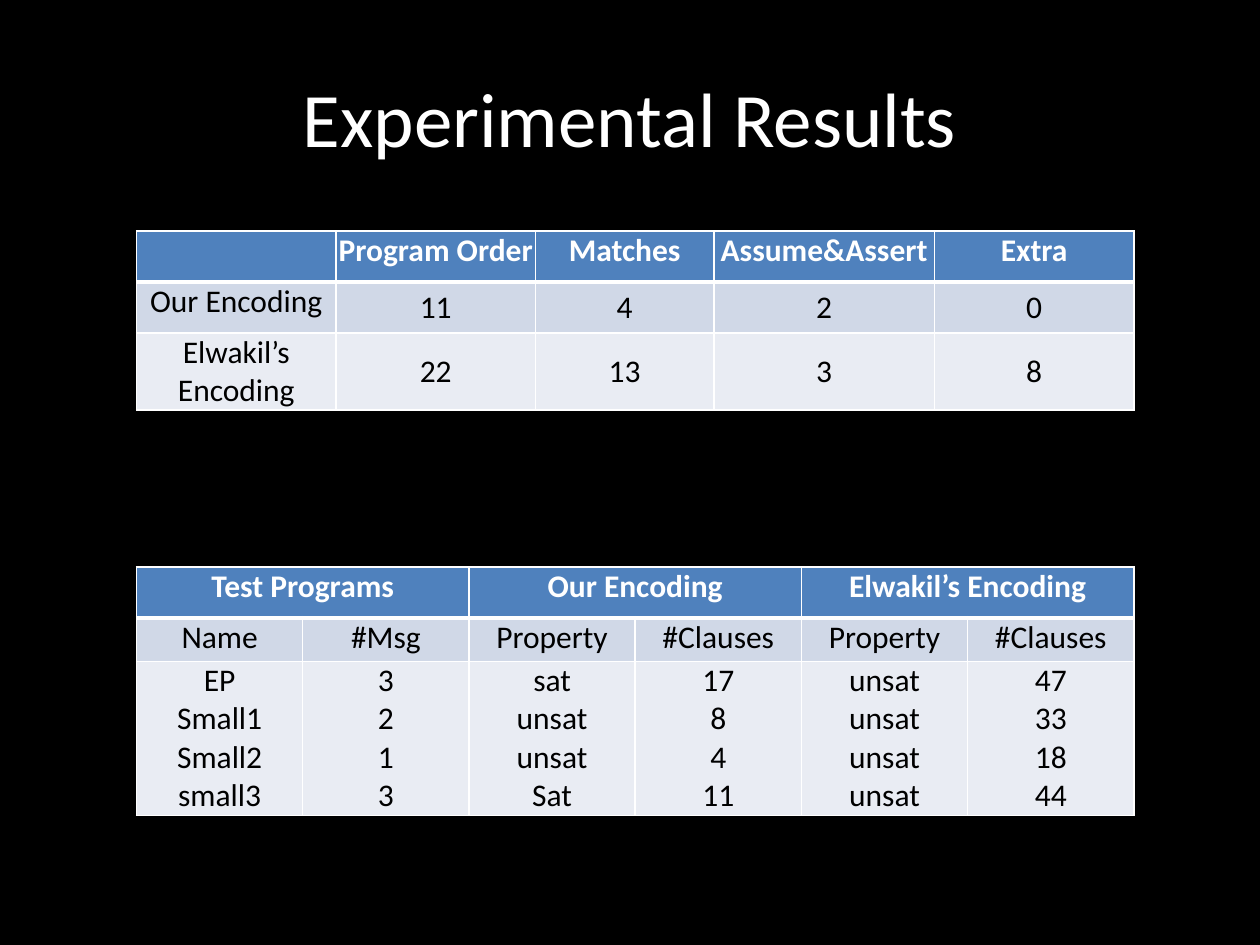
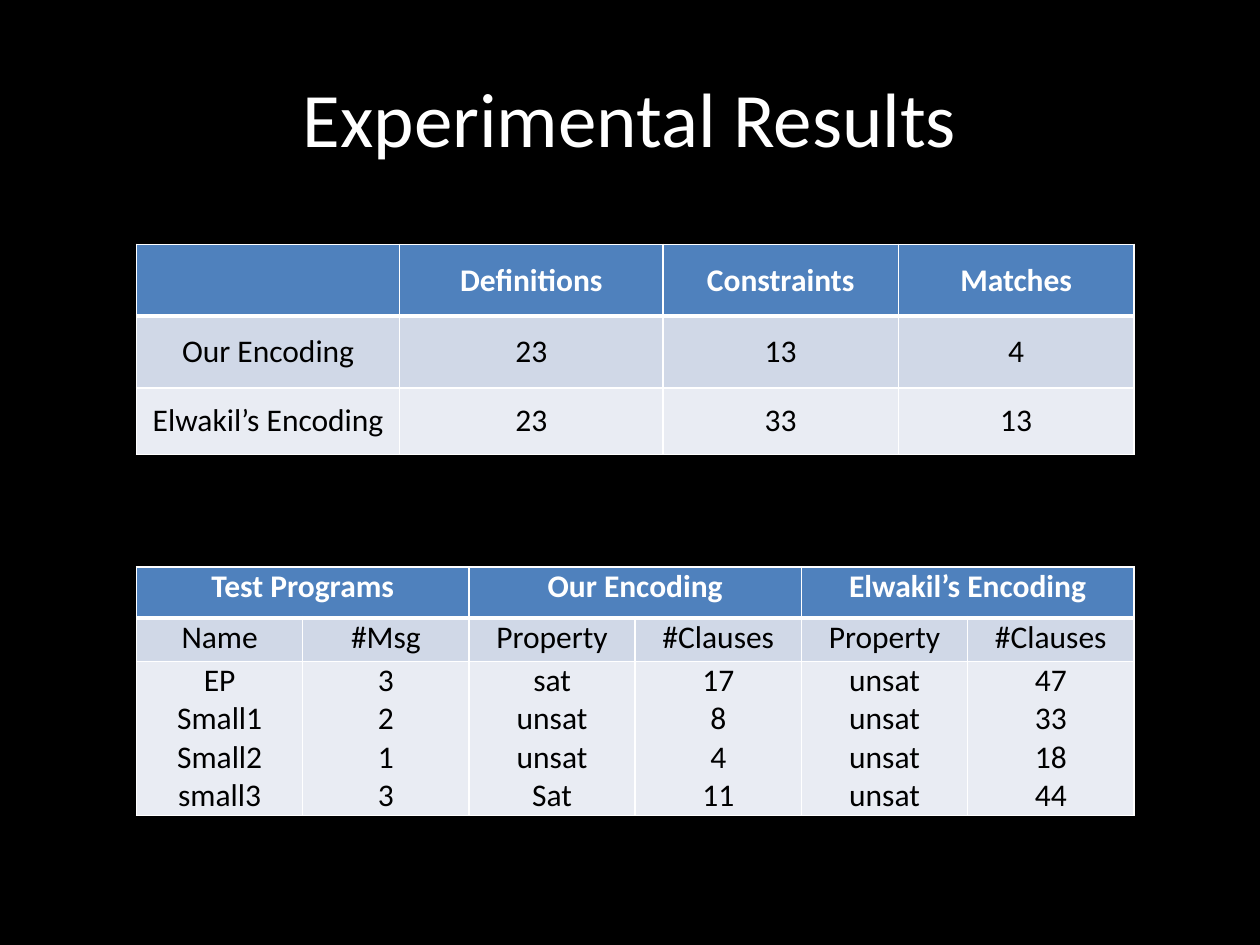
Before and after one commit to ericmercer/MP-trace-language, a slide deck: slide 29 of presentations/Qual_2012_YuHuang.pptx. Drawn at 1260x945 pixels with LibreOffice and Linux fonts; fonts in the diff are those of the drawing. Boxes give left, top, right and bottom in pixels: in the first picture for what was removed or moved away, otherwise in the second. Text is boxed around its words. In the diff, an @@ line names an element or a change of style, - is before the commit and + after.

```diff
--- a/presentations/Qual_2012_YuHuang.pptx
+++ b/presentations/Qual_2012_YuHuang.pptx
@@ table at (136, 244, 1134, 455) @@
-column 2: Program Order | 11 | 22
+column 2: Definitions | 23 | 23
+column 3: Constraints | 13 | 33
-column 4: Assume&Assert | 2 | 3
-column 5: Extra | 0 | 8
@@ table: place and size @@
-table at (136, 231, 1133, 411)
+table at (136, 244, 1134, 455)
```
Also in this commit, not shown: 9 other slides changed.
